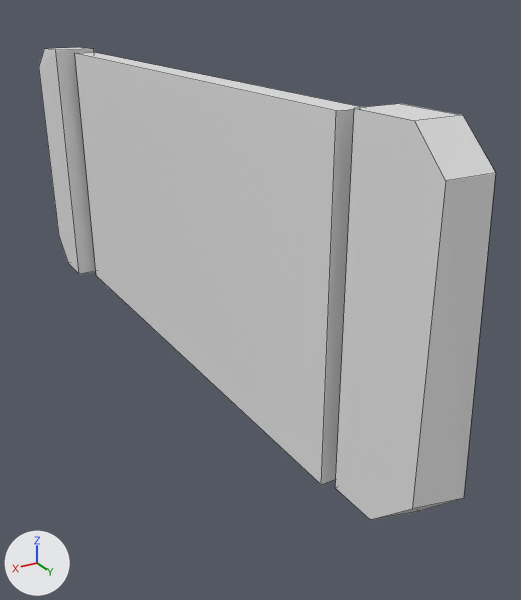
Renders of the Blender file Int Midterm/Assets/Blender Models/NintendoSwitch.blend from each side of a commit.
Both versions are drawn from a camera (50 mm lens) standing at (2.03, 4.44, 2.77) and looking at (-0.33, 0.49, 0.79). The axes (+X, +Y, +Z) are drawn at lower left. The lights are the same throughout. Mesh edges are drawn as thin lines.

The scene before the commit, as lines of its bpy script (objects in view):
```python
me_cube = bpy.data.meshes.new('Cube')
me_cube.from_pydata(...)  # 32 vertices, 22 faces; spans x -0.21..0.22, y -2.5..2.56, z 0.28..2.3
me_cube.materials.append(mat_color_grid)  # its picture is missing
ob_cube = bpy.data.objects.new('Cube', me_cube)
ob_cube.location = (0.0, 0.0, 0.0)
```
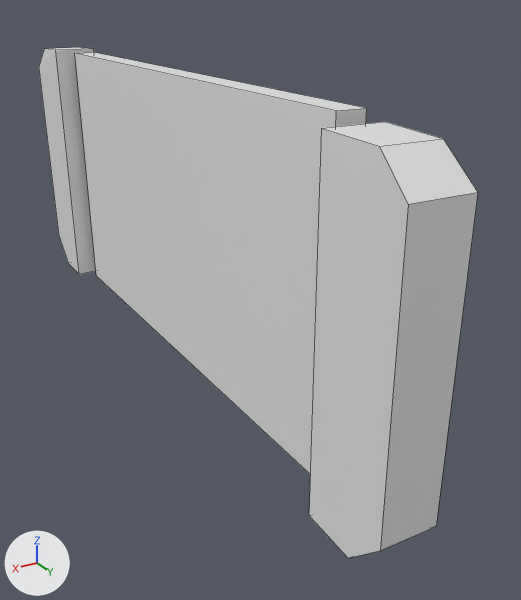
Where the change shows, as pixel boxes [x1, y1, x2, y2] in the pictures (521 x 600 px):
'Cube', reshaped (8% taller): before [39, 47, 495, 520]; after [39, 47, 478, 558]
part 1 of me_cube, rebuilt: before [335, 104, 495, 520]; after [309, 122, 478, 558]

Edits to the bpy script that builds the scene:
```text
Change me_cube:
    used by ob_cube; location = (0.0, 0.0, 0.0)
    remove me_cube.from_pydata(...)  # 32 vertices, 22 faces; spans x -0.21..0.22, y -2.5..2.56, z 0.28..2.3
    add me_cube.from_pydata(...)  # 32 vertices, 21 faces; spans x -0.12..0.28, y -2.5..2.55, z 0.23..2.3
    me_cube part 1: the loose piece of 12 vertices spanning x -0.21..0.05, y 1.92..2.56, z 0.3..2.3 is rebuilt with 12 vertices and now spans x -0.08..0.28, y 1.96..2.55, z 0.23..2.24
```
